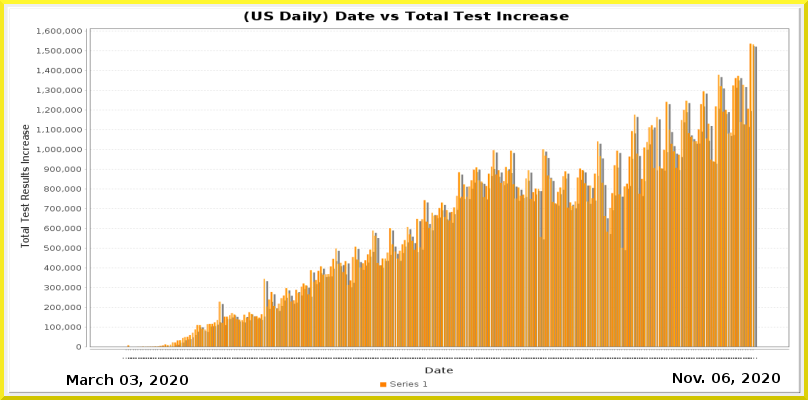
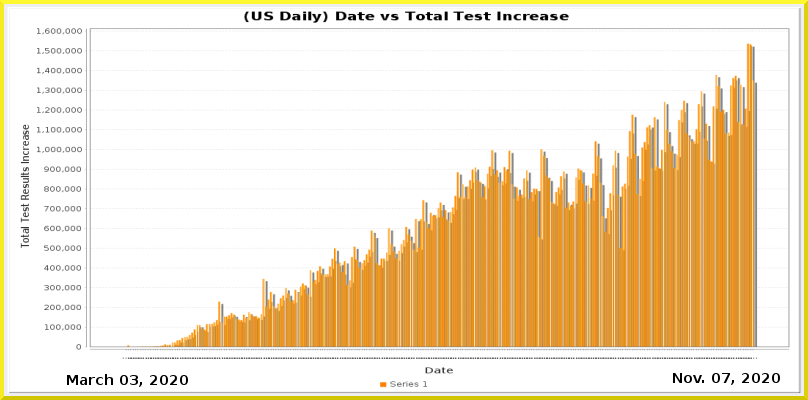
Before/after of a 808 x 400 layered artwork. What changed in the layer stack:
painted on "Current Date" over (722, 373, 730, 383)
painted on "Date_vs_TestIncrease.png" over (128, 43, 758, 359)
